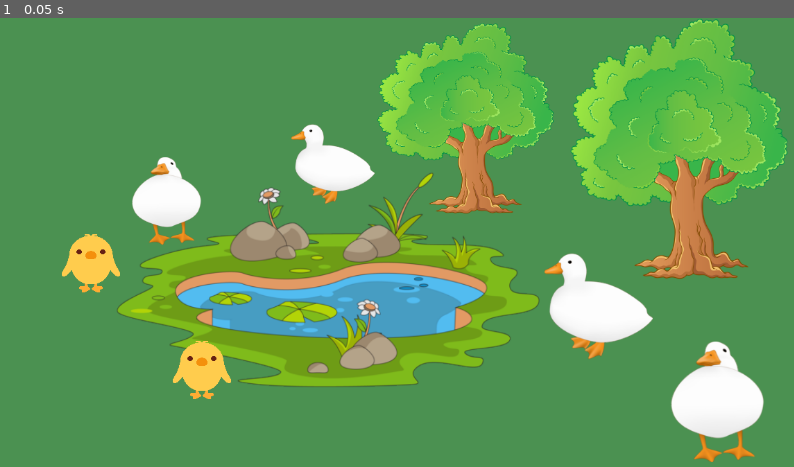
Above: before the commit, frame 1.
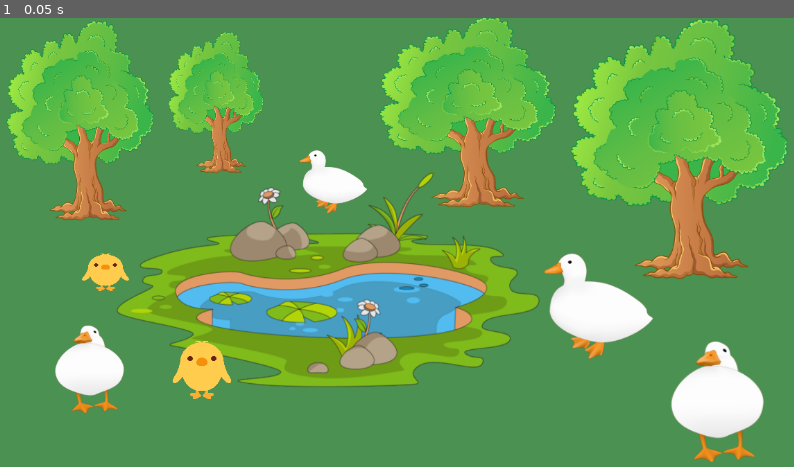
Above: after the commit, the same moment.

Repository: jalola1/Juliana-A-Game-Design-Labs
Game: Godot game, scene res://main scene.tscn
Same seed, same stepped clock (60 frames per second), same inputs: the game is played once before the commit and once after it.
Inputs:
- Up to frame 1 (0.05 s): no input

The runs differ from the first frame. In frame 1, 13% of the frame differs, in the area x 0-71%, y 0-88%.

Commit message:
Included more trees

Diff:
--- a/lab-1/main scene.tscn
+++ b/lab-1/main scene.tscn
@@ -9,11 +9,11 @@
 [node name="Node2D" type="Node2D"]
 
 [node name="Duck" type="Sprite2D" parent="."]
-position = Vector2(243, 264)
+position = Vector2(132, 507)
 scale = Vector2(0.775, 0.6325)
 texture = ExtResource("1_ss0ey")
 
-[node name="Robot" type="Sprite2D" parent="."]
+[node name="Duck3" type="Sprite2D" parent="."]
 position = Vector2(866, 416)
 scale = Vector2(0.78, 0.86)
 texture = ExtResource("2_smur8")
@@ -34,8 +34,8 @@
 texture = ExtResource("1_ss0ey")
 
 [node name="Chick" type="Sprite2D" parent="."]
-position = Vector2(134, 354)
-scale = Vector2(0.048186, 0.0442708)
+position = Vector2(155, 367)
+scale = Vector2(0.0382653, 0.0283854)
 texture = ExtResource("5_12cb7")
 
 [node name="Chick2" type="Sprite2D" parent="."]
@@ -44,11 +44,21 @@
 texture = ExtResource("5_12cb7")
 
 [node name="Cute-white-duck-pet-animal-png" type="Sprite2D" parent="."]
-position = Vector2(483, 210.75)
-scale = Vector2(0.6, 0.6475)
+position = Vector2(483.5, 236.375)
+scale = Vector2(0.485, 0.51375)
 texture = ExtResource("2_smur8")
 
 [node name="Tree2" type="Sprite2D" parent="."]
-position = Vector2(674, 145)
+position = Vector2(677, 136)
 scale = Vector2(0.554904, 0.468333)
 texture = ExtResource("4_b0ivw")
+
+[node name="Tree3" type="Sprite2D" parent="."]
+position = Vector2(118, 148)
+scale = Vector2(0.462953, 0.491667)
+texture = ExtResource("4_b0ivw")
+
+[node name="Tree4" type="Sprite2D" parent="."]
+position = Vector2(314, 122)
+scale = Vector2(0.299707, 0.3475)
+texture = ExtResource("4_b0ivw")
